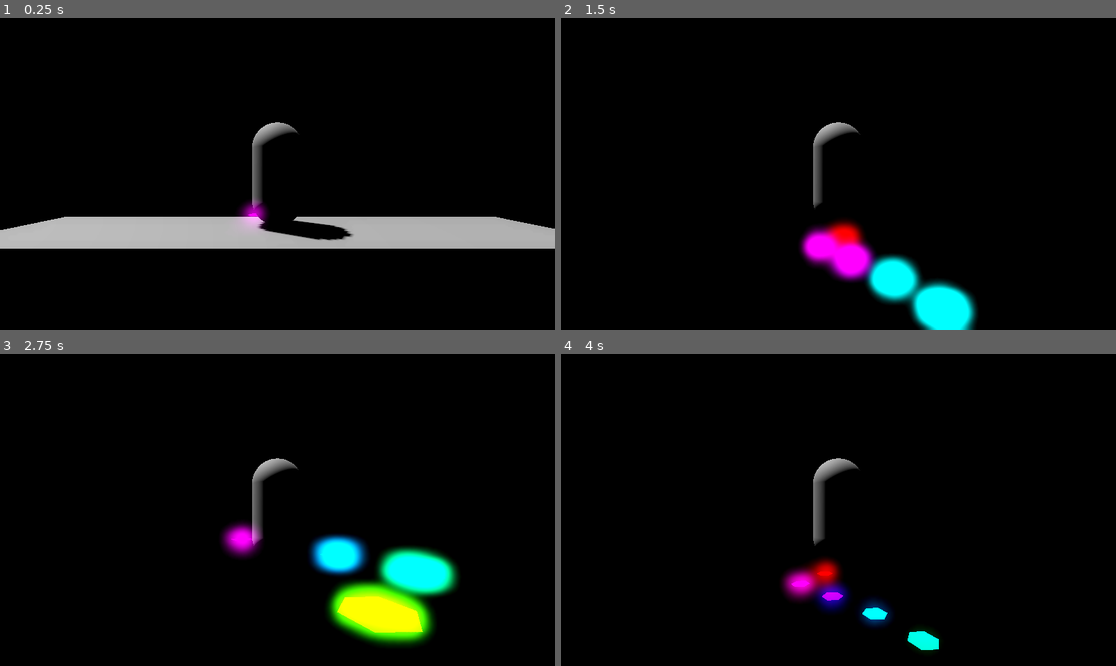
Above: before the commit, frames 1-4 (two rows, left to right).
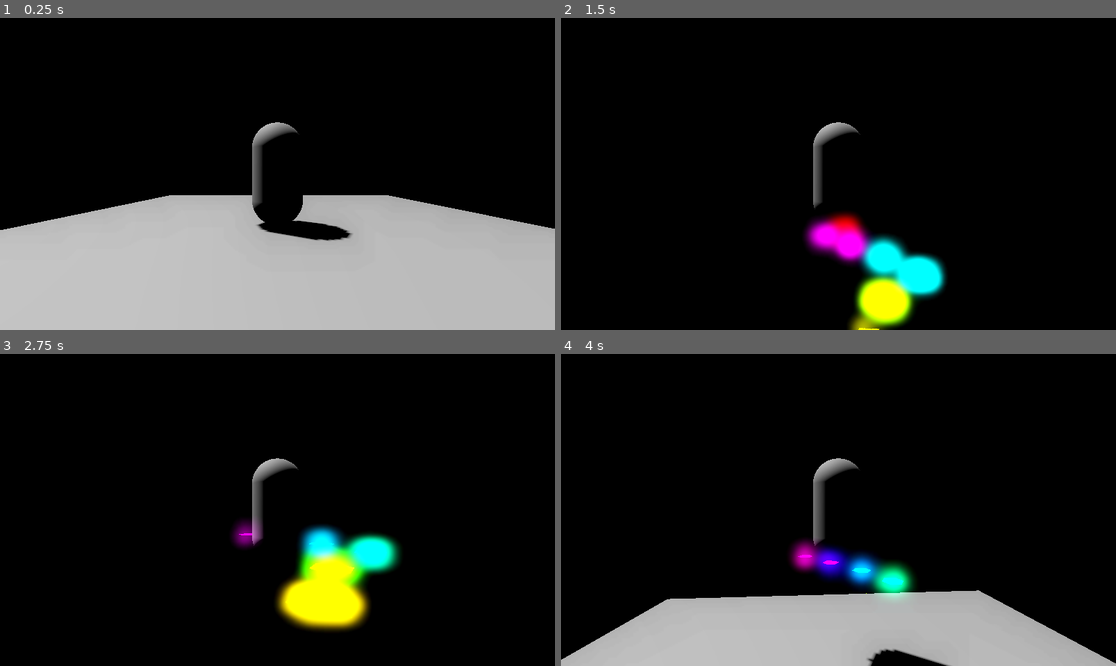
Above: after the commit, the same moments.

Repository: MartinGebske/GWJ_02_2026
Game: Godot game, scene res://scenes/test.tscn
Two runs of this game, one before a commit and one after it. Both use one fixed random seed, a clock stepped at 60 frames per second and the inputs below.
Inputs (mouse positions are in pixels of both pictures, inside the frame that each line leads up to):
- Up to frame 1 (0.25 s): no input
- Up to frame 2 (1.5 s): tap Enter (ui_accept) at 0.5, 0.77 s; move the mouse to (866, 174) at 0.52 s; hold Up (ui_up) from 0.53 s (still down); move the mouse to (810, 174) at 1.27 s
- Up to frame 3 (2.75 s): keep holding Up (ui_up); tap Enter (ui_accept) at 1.52 s; move the mouse to (288, 503) at 2.02 s
- Up to frame 4 (4 s): keep holding Up (ui_up); move the mouse to (832, 516) at 2.77 s; tap Enter (ui_accept) at 3.02, 3.77 s; move the mouse to (877, 513) at 3.52 s

The runs differ from the first frame. In frame 1, 30% of the frame differs, in the area x 0-100%, y 56-100%; in frame 2, 6.5%; in frame 3, 9.3%; in frame 4, 21%.

Commit message:
Respawn Zone implemented

Diff:
--- a/scenes/test.tscn
+++ b/scenes/test.tscn
@@ -24,10 +24,10 @@
 fog_light_color = Color(0, 0, 0, 1)
 
 [sub_resource type="BoxShape3D" id="BoxShape3D_iyx0m"]
-size = Vector3(2, 2, 10)
+size = Vector3(10, 2, 10)
 
 [sub_resource type="BoxMesh" id="BoxMesh_74lek"]
-size = Vector3(2, 2, 10)
+size = Vector3(10, 2, 10)
 
 [sub_resource type="BoxShape3D" id="BoxShape3D_j5jx5"]
 size = Vector3(226.90216, 20.139648, 126.813354)
@@ -48,10 +48,10 @@
 [node name="Spectrum" parent="." instance=ExtResource("2_bl13t")]
 
 [node name="Player" parent="." instance=ExtResource("3_iyx0m")]
-transform = Transform3D(-4.371139e-08, 0, -1, 0, 1, 0, 1, 0, -4.371139e-08, -4.5, 8, -2)
+transform = Transform3D(-4.371139e-08, 0, -1, 0, 1, 0, 1, 0, -4.371139e-08, -10.371973, 8, -2)
 
 [node name="StaticBody3D" type="StaticBody3D" parent="."]
-transform = Transform3D(1, 0, 0, 0, 1, 0, 0, 0, 1, -4.779386, 5.912494, -1.9355608)
+transform = Transform3D(1, 0, 0, 0, 1, 0, 0, 0, 1, -10.085783, 5.912494, -1.9355608)
 
 [node name="CollisionShape3D" type="CollisionShape3D" parent="StaticBody3D"]
 shape = SubResource("BoxShape3D_iyx0m")
@@ -62,7 +62,6 @@
 [node name="Deadzone" type="Area3D" parent="."]
 transform = Transform3D(1, 0, 0, 0, 1, 0, 0, 0, 1, -6.78684, 0, 0)
 script = ExtResource("4_74lek")
-respawn_position = Vector3(-4.5, 8, -2)
 
 [node name="CollisionShape3D" type="CollisionShape3D" parent="Deadzone"]
 transform = Transform3D(1, 0, 0, 0, 1, 0, 0, 0, 1, 112.95108, -9.569824, 0.67266846)
--- a/scripts/audio_spectrum.gd
+++ b/scripts/audio_spectrum.gd
@@ -26,15 +26,13 @@
 		heights.append(Height.new())
 
 		var new_bar = bar_scene.instantiate()
-		new_bar.position.x = i * 5.0  # Positioniere nebeneinander mit Abstand
+		new_bar.position.x = i * 5.0
 		new_bar.scale.x = 3.0
 		new_bar.scale.z = 3.0
 
 		var new_z = calculate_z_position(previous_z, max_z_offset,max_jump_distance, smoothness)
 		new_bar.position.z = new_z
 		previous_z = new_z
-
-
 
 		add_child(new_bar)
 		cubes.append(new_bar)
@@ -44,8 +42,6 @@
 		shader_material.shader = preload("res://shaders/hologram.gdshader")
 		var mesh_instance = new_bar.get_node("MeshInstance3D")
 		mesh_instance.material_override = shader_material
-
-
 
 func _process(_delta: float) -> void:
 	_update_spectrum_data()
@@ -82,11 +78,10 @@
 	#bar_width = cube.scale.x / BAR_COUNT # 1000 pro falsch
 
 func calculate_z_position(previous_z: float, max_z_offset: float, max_jump_distance: float, smoothness: float) -> float:
-	# Ziel-Z-Position (zufällig)
 	var target_z = randf_range(-max_z_offset, max_z_offset)
-	# Glätte den Übergang mit LERP
+	# Smooth it out via lerping
 	var new_z = lerp(previous_z, target_z, smoothness)
-	# Begrenze den Abstand zur vorherigen Bar
+	# Way to next bar is clamped:
 	new_z = clamp(new_z, previous_z - max_jump_distance, previous_z + max_jump_distance)
 	return new_z
 
--- a/scripts/deadzone.gd
+++ b/scripts/deadzone.gd
@@ -1,13 +1,10 @@
 extends Area3D
 
-@export var respawn_position = Vector3()
+signal player_fell()
 
-# Called when the node enters the scene tree for the first time.
 func _ready() -> void:
 	connect("body_entered", _on_body_entered)
 
-
 func _on_body_entered(body):
 	if body.is_in_group("Player"):
-		body.position = respawn_position
-		print("ist gefallen!")
+		player_fell.emit()
--- a/scripts/player.gd
+++ b/scripts/player.gd
@@ -10,17 +10,29 @@
 const JUMP_VELOCITY = 9.0
 
 var _look := Vector2.ZERO
-
+var respawn_position: Vector3 = Vector3.ZERO
+var is_movement_blocked: bool = false
+var movement_block_timer: float = 0.5
+var current_block_time: float = 0.0
 
 @onready var horizontal_pivot: Node3D = $HorizontalPivot
 @onready var vertical_pivot: Node3D = $HorizontalPivot/VerticalPivot
+@onready var deadzone: Area3D = $"../Deadzone"
 
 
 func _ready() -> void:
 	Input.mouse_mode = Input.MOUSE_MODE_CAPTURED
+	respawn_position = position
+	deadzone.player_fell.connect(_on_respawn)
 
 func _physics_process(delta: float) -> void:
 	frame_camera_rotation()
+	if is_movement_blocked:
+		current_block_time -= delta
+		if current_block_time <= 0:
+			is_movement_blocked = false
+		return
+
 	# Add the gravity.
 	if not is_on_floor():
 		velocity += get_gravity() * delta
@@ -61,3 +73,9 @@
 										deg_to_rad(max_boundary)
 										)
 	_look = Vector2.ZERO
+
+func _on_respawn() -> void:
+	position = respawn_position
+	velocity = Vector3.ZERO
+	is_movement_blocked = true
+	current_block_time = movement_block_timer
--- a/scripts/smooth_camera_arm.gd
+++ b/scripts/smooth_camera_arm.gd
@@ -2,8 +2,6 @@
 
 @export var target: Node3D
 @export var decay: float = 20.0
-
-
 
 func _physics_process(_delta: float) -> void:
 	global_transform = global_transform.interpolate_with(
